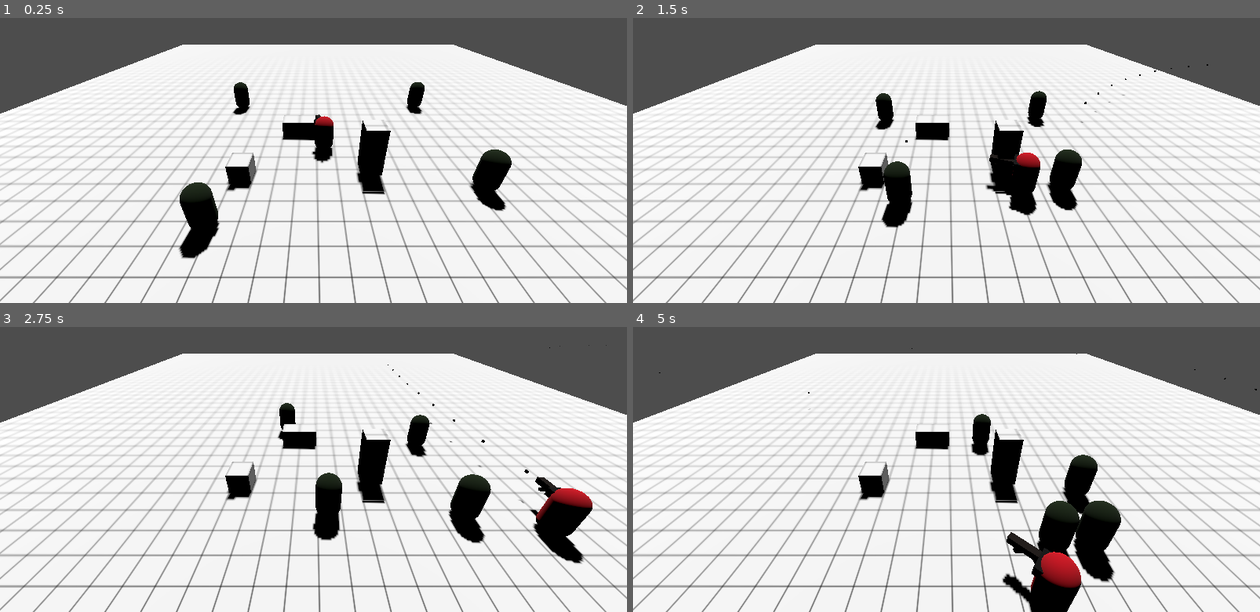
Above: before the commit, frames 1-4 (two rows, left to right).
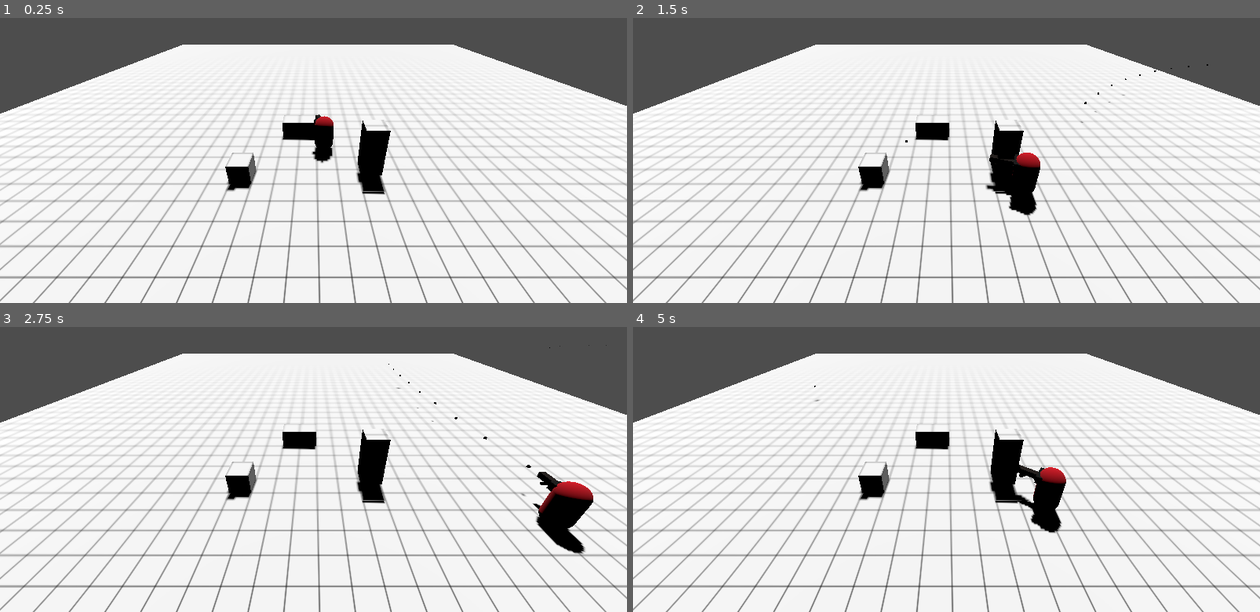
Above: after the commit, the same moments.

Repository: npoy/3d-roguelike-poc
Game: Godot game, scene res://level.tscn
Two runs of this game, one before a commit and one after it. Both use one fixed random seed, a clock stepped at 60 frames per second and the inputs below.
Inputs (mouse positions are in pixels of both pictures, inside the frame that each line leads up to):
- Up to frame 1 (0.25 s): no input
- Up to frame 2 (1.5 s): tap Enter (ui_accept) at 0.5, 0.77 s; move the mouse to (1084, 109) at 0.52 s; press the mouse at (1084, 109) at 0.53 s; hold Right (ui_right) 0.53-1.28 s; move the mouse to (821, 143) at 1.27 s; release the mouse at (821, 143) at 1.28 s; hold Down (ui_down) from 1.28 s (still down); click (821, 143) at 1.35 s
- Up to frame 3 (2.75 s): tap Enter (ui_accept) at 1.52 s; move the mouse to (376, 358) at 2.02 s; release Down (ui_down) at 2.03 s; press the mouse at (376, 358) at 2.03 s; hold Right (ui_right) from 2.03 s (still down)
- Up to frame 4 (5 s): move the mouse to (915, 506) at 2.77 s; release Right (ui_right) at 2.78 s; release the mouse at (915, 506) at 2.78 s; hold Up (ui_up) 2.78-3.53 s; click (915, 506) at 2.85 s; tap Enter (ui_accept) at 3.02, 3.77, 4.52 s; move the mouse to (1134, 489) at 3.52 s; press the mouse at (1134, 489) at 3.53 s; hold Left (ui_left) from 3.53 s (still down); move the mouse to (758, 384) at 4.27 s; release the mouse at (758, 384) at 4.28 s; click (758, 384) at 4.35 s

The runs differ from the first frame. In frame 1, 2.7% of the frame differs, in the area x 28-82%, y 22-85%; in frame 2, 2.3%; in frame 3, 4.0%; in frame 4, 6.2%, in the area x 4-100%, y 7-100%.
Error after the commit: Invalid call. Nonexistent function 'get_childrens' in base 'Node'. (res://spawner.gd:14)

Commit message:
Added enemy waves -WIP (broken)-

Diff:
--- /dev/null
+++ b/Waves/wave.gd
@@ -0,0 +1,10 @@
+extends Resource
+
+class_name Wave
+
+"""
+	TODO: This nodes should be resources, not regular nodes
+"""
+@export var enemies_qty: int = 3
+@export var spawn_time: int = 2
+var spawned_enemies: int = 0
--- /dev/null
+++ b/Waves/wave_1.tres
@@ -0,0 +1,8 @@
+[gd_resource type="Resource" script_class="Wave" load_steps=2 format=3 uid="uid://mjby2ur0a86v"]
+
+[ext_resource type="Script" path="res://Waves/wave.gd" id="1_h27ex"]
+
+[resource]
+script = ExtResource("1_h27ex")
+enemies_qty = 10
+spawn_time = 1
--- a/level.tscn
+++ b/level.tscn
@@ -1,10 +1,11 @@
-[gd_scene load_steps=7 format=3 uid="uid://ypd2w5ewo5cd"]
+[gd_scene load_steps=8 format=3 uid="uid://ypd2w5ewo5cd"]
 
 [ext_resource type="Script" path="res://main.gd" id="1_n2rh3"]
 [ext_resource type="PackedScene" uid="uid://befkpl350d4q1" path="res://enemy.tscn" id="2_xk1of"]
 [ext_resource type="PackedScene" uid="uid://ce40ckc3nyoch" path="res://player.tscn" id="3_wcndh"]
 [ext_resource type="Material" uid="uid://bck5r6c8y4ytx" path="res://level_grid.tres" id="4_shh42"]
 [ext_resource type="Script" path="res://spawner.gd" id="5_y63bn"]
+[ext_resource type="Script" path="res://Waves/wave.gd" id="6_o27c5"]
 
 [sub_resource type="NavigationMesh" id="NavigationMesh_mcqm7"]
 vertices = PackedVector3Array(0.0829582, -0.24378, -4.29107, 1.58296, -0.24378, -4.29107, 1.83296, -0.24378, -5.79107,  …(1970 unchanged characters)…
@@ -15,17 +16,6 @@
 script = ExtResource("1_n2rh3")
 
 [node name="Player" parent="." instance=ExtResource("3_wcndh")]
-
-[node name="Enemy" parent="." instance=ExtResource("2_xk1of")]
-
-[node name="Enemy2" parent="." instance=ExtResource("2_xk1of")]
-transform = Transform3D(1, 0, 0, 0, 1, 0, 0, 0, 1, -1.22143, -0.0275645, -11.0572)
-
-[node name="Enemy3" parent="." instance=ExtResource("2_xk1of")]
-transform = Transform3D(1, 0, 0, 0, 1, 0, 0, 0, 1, 12.3207, -0.0275645, -11.0572)
-
-[node name="Enemy4" parent="." instance=ExtResource("2_xk1of")]
-transform = Transform3D(1, 0, 0, 0, 1, 0, 0, 0, 1, 12.3207, -0.0275645, -2.23067)
 
 [node name="DirectionalLight3D" type="DirectionalLight3D" parent="."]
 transform = Transform3D(-0.997682, -0.0309914, 0.0605834, 0.040698, 0.441777, 0.896201, -0.0545389, 0.896589, -0.439492, 4.55409, 5.11564, -13.576)
@@ -61,5 +51,23 @@
 
 [node name="Spawner" type="Node3D" parent="."]
 script = ExtResource("5_y63bn")
+enemy = ExtResource("2_xk1of")
 
 [node name="Timer" type="Timer" parent="Spawner"]
+
+[node name="Waves" type="Node" parent="Spawner"]
+
+[node name="Wave" type="Node" parent="Spawner/Waves"]
+script = ExtResource("6_o27c5")
+
+[node name="Wave2" type="Node" parent="Spawner/Waves"]
+script = ExtResource("6_o27c5")
+enemies_qty = 5
+spawn_time = 1
+
+[node name="Wave3" type="Node" parent="Spawner/Waves"]
+script = ExtResource("6_o27c5")
+enemies_qty = 10
+spawn_time = 5
+
+[connection signal="timeout" from="Spawner/Timer" to="Spawner" method="_on_timer_timeout"]
--- a/spawner.gd
+++ b/spawner.gd
@@ -1,13 +1,25 @@
 extends Node
 
 @export var enemy: PackedScene
-@export var enemies_qty = 10
 @onready var timer: Timer = $Timer
+#@export var enemies_qty: int = 3
+#@export var spawn_time: int = 2
+#var spawned_enemies: int = 0
+
+@export var waves: Array[Wave] = []
+var current_wave: Wave
 
 # Called when the node enters the scene tree for the first time.
 func _ready():
-	pass # Replace with function body.
+	waves = $Waves.get_childrens()
+	#timer.wait_time = spawn_time
+	timer.start()
 
-# Called every frame. 'delta' is the elapsed time since the previous frame.
-func _process(delta):
-	pass
+func _on_timer_timeout():
+	#if (spawned_enemies == enemies_qty):
+		#spawned_enemies = 0
+
+	#if (enemies_qty > spawned_enemies):
+		var newEnemy = enemy.instantiate()
+		get_parent().add_child(newEnemy)
+		#spawned_enemies += 1
